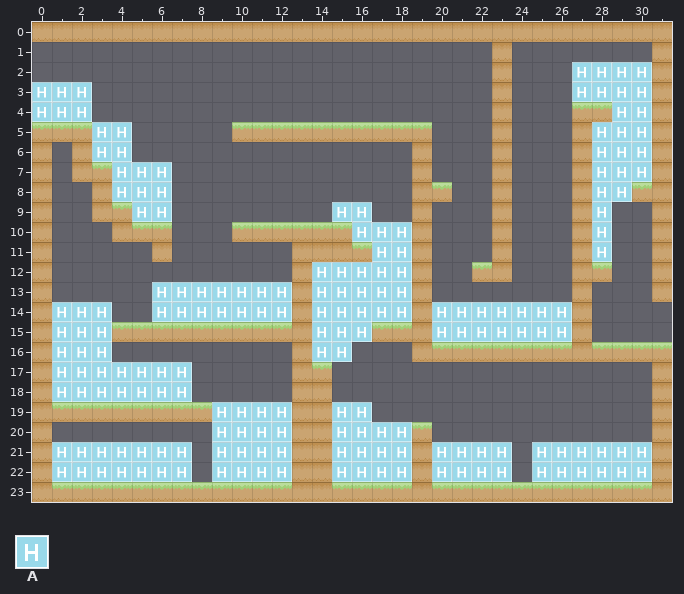
Two states of a Tiled map, Platformer/assets/Levels/tutorial.tmx. The picture above is the old version.
Cells are 32x32 px. Shown: x 0..31, y 0..23.
Key: from "markers": A 2.
_ is an empty cell.
Layers that did not change in this view are not listed.
Layer "help1" before, first column x 0:
15 ___________
16 ___________
17 ___________
18 ___________
19 ___________
20 ___________
21 _AAAAAAA___
22 _AAAAAAA___
23 ___________
Layer "help2" before, first column x 5:
13 ___________
14 ___________
15 ___________
16 ___________
17 ___________
18 ___________
19 ____AAAA___
20 ____AAAA___
21 ____AAAA___
22 ____AAAA___
23 ___________
Layer "help3" before, first column x 21:
15 ___________
16 ___________
17 ___________
18 ___________
19 ___________
20 ___________
21 ____AAAAAA_
22 ____AAAAAA_
23 ___________
Layer "help4" before, first column x 16:
15 ___________
16 ___________
17 ___________
18 ___________
19 ___________
20 ___________
21 ____AAAA___
22 ____AAAA___
23 ___________
Layer "help5" before, first column x 11:
13 ___________
14 ___________
15 ___________
16 ___________
17 ___________
18 ___________
19 ____AA_____
20 ____AAAA___
21 ____AAAA___
22 ____AAAA___
23 ___________
Layer "help6" before, first column x 0:
 8 ___________
 9 ___________
10 ___________
11 ___________
12 ___________
13 ___________
14 _AAA_______
15 _AAA_______
16 _AAA_______
17 _AAAAAAA___
18 _AAAAAAA___
19 ___________
20 ___________
21 ___________
22 ___________
23 ___________
Layer "help7" before, first column x 2:
 7 ______________
 8 ______________
 9 ______________
10 ______________
11 ______________
12 ______________
13 ____AAAAAAA___
14 ____AAAAAAA___
15 ______________
16 ______________
17 ______________
18 ______________
19 ______________
20 ______________
21 ______________
22 ______________
23 ______________
Layer "help8" before, first column x 0:
 0 __________
 1 __________
 2 __________
 3 __________
 4 __________
 5 ___AA_____
 6 ___AA_____
 7 ____AAA___
 8 ____AAA___
 9 _____AA___
10 __________
11 __________
12 __________
13 __________
14 __________
15 __________
16 __________
17 __________
18 __________
And afterwards:
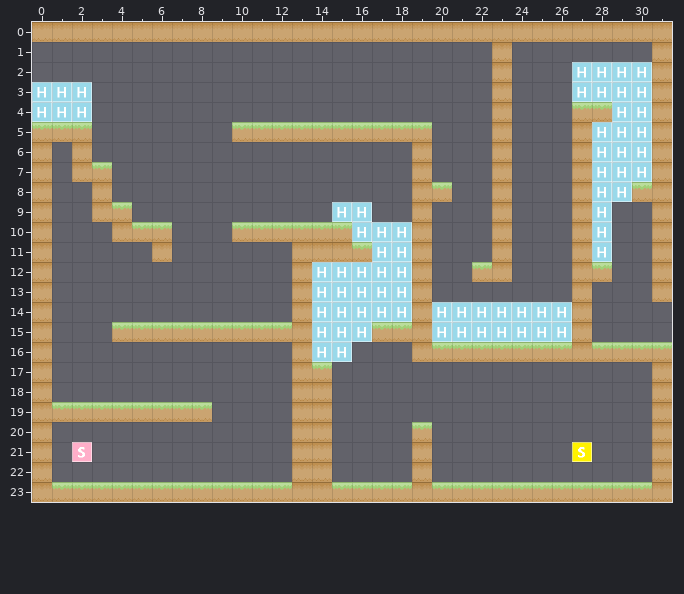
The commit says: Fixed bugs in the tutorial where text overlapped. Also tweaked the bouncy level
The exact change:
Layer "help1" (now hidden):
The author cleared tile A in rows 21 to 22 at x 1 to 7.
Layer "help2" (now hidden):
The author cleared tile A in rows 19 to 22 at x 9 to 12.
Layer "help3" (now hidden):
The author cleared tile A in rows 21 to 22 at x 25 to 30.
Layer "help4" (now hidden):
The author cleared tile A in rows 21 to 22 at x 20 to 23.
Layer "help5" (now hidden):
The author cleared tile A in row 19 at x 15 to 16; in rows 20 to 22 at x 15 to 18.
Layer "help6" (now hidden):
The author cleared tile A in rows 14 to 16 at x 1 to 3; in rows 17 to 18 at x 1 to 7.
Layer "help7" (now hidden):
The author cleared tile A in rows 13 to 14 at x 6 to 12.
Layer "help8" (now hidden):
The author cleared tile A in rows 5 to 6 at x 3 to 4; in rows 7 to 8 at x 4 to 6; in row 9 at x 5 to 6.
